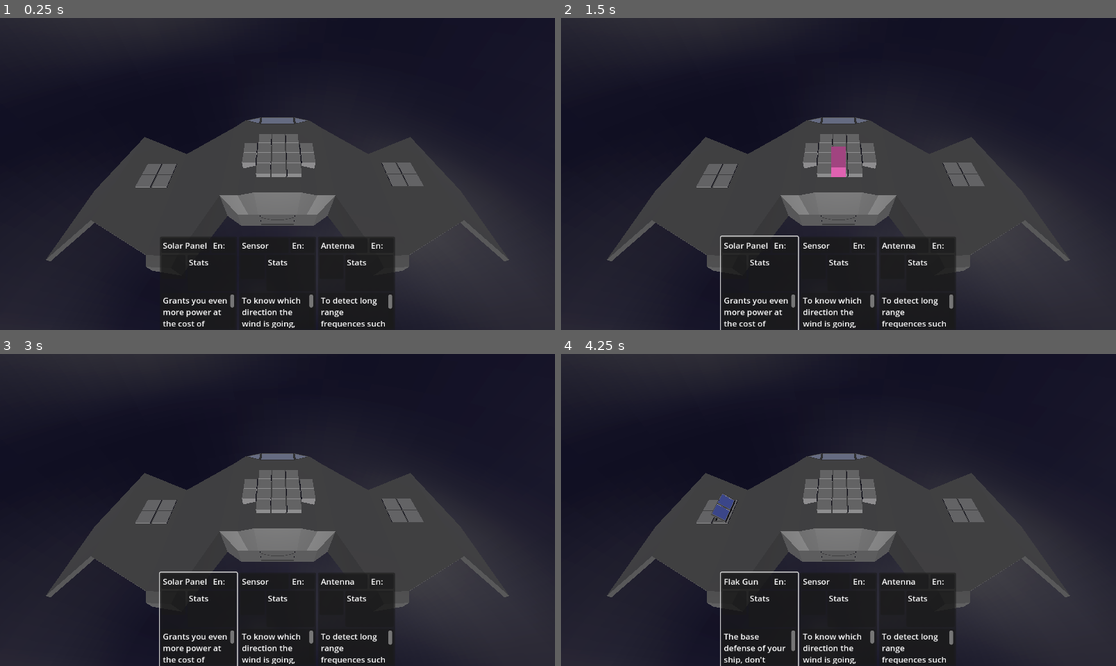
Above: before the commit, frames 1-4 (two rows, left to right).
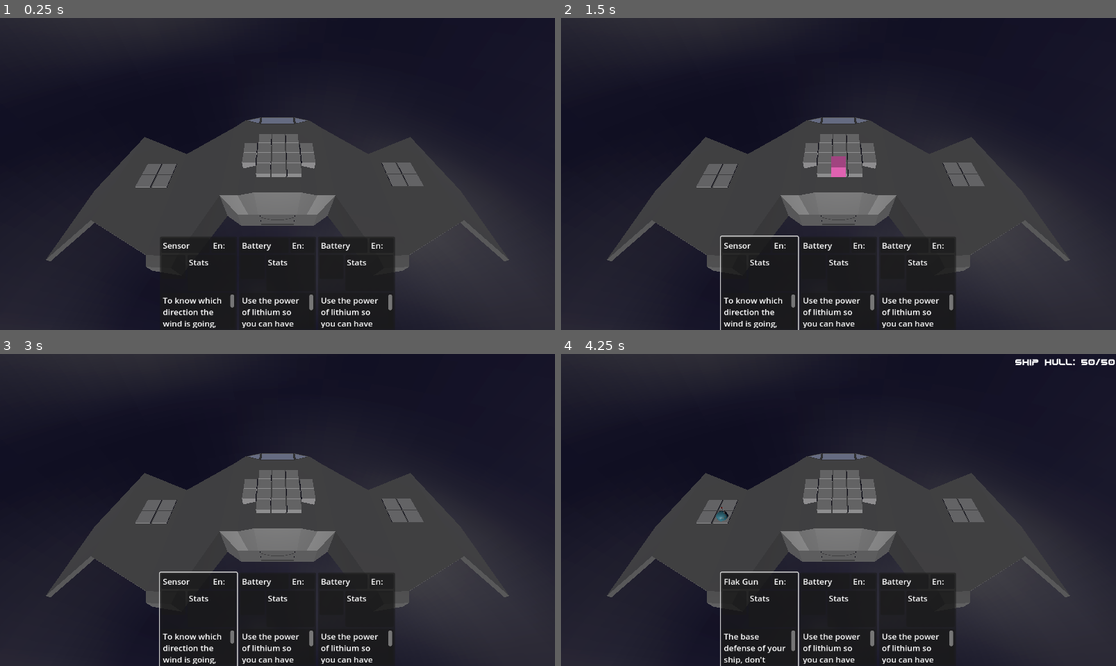
Above: after the commit, the same moments.

Repository: Xwilarg/LudumDare54
Game: Godot game, scene res://Scenes/Main.tscn
Same seed, same stepped clock (60 frames per second), same inputs: the game is played once before the commit and once after it. Video files are missing from this copy of the repository; at most half a second of black plays in their place.
Inputs (mouse positions are in pixels of both pictures, inside the frame that each line leads up to):
- Up to frame 1 (0.25 s): no input
- Up to frame 2 (1.5 s): click (760, 283) at 0.52 s; click (760, 283) at 1.27 s
- Up to frame 3 (3 s): click (199, 619) at 2.02 s; tap Enter at 2.75 s; move the mouse to (399, 494) at 2.77 s; click (399, 494) at 2.92 s
- Up to frame 4 (4.25 s): tap Space at 3.5 s; move the mouse to (727, 525) at 3.52 s; click (727, 525) at 3.67 s

The runs differ from the first frame. In frame 1, 1.3% of the frame differs, in the area x 29-71%, y 71-100%; in frame 2, 1.4%, in the area x 29-71%, y 41-100%; in frame 3, 1.3%; in frame 4, 1.3%.
Error in both runs: Invalid access to property or key 'current_weather' on a base object of type 'Nil'. (res://Scripts/GameManager.gd:40)

Commit message:
Add L shape

Diff:
--- a/Cards/MainDeck.json
+++ b/Cards/MainDeck.json
@@ -78,6 +78,17 @@
 		"energyCost": 15
 	},
 	{
+		"name": "laser3",
+		"model": "laserSize3L",
+		"size": "L3",
+		"effects": {
+			"ATK_RED": 5,
+			"ATK_GRN": 5,
+			"ATK_BLU": 100
+		},
+		"energyCost": 25
+	},
+	{
 		"name": "missile1",
 		"model": "size2Guns",
 		"size": "S2",
--- a/Scripts/Deck/Card.gd
+++ b/Scripts/Deck/Card.gd
@@ -8,6 +8,7 @@
 	effects = json.effects
 	if json.model == "size1Gun": model = preload("res://Models/size1Gun.glb")
 	if json.model == "size2Guns": model = preload("res://Models/size2Guns.glb")
+	if json.model == "laserSize3L": model = preload("res://Models/laserSize3L.glb")
 	elif json.model == "batteryPack": model = preload("res://Models/batteryPack.glb")
 	elif json.model == "satelliteDish": model = preload("res://Models/satelliteDish.glb")
 	elif json.model == "navConsole": model = preload("res://Models/navConsole.glb")
@@ -24,6 +25,9 @@
 	elif json.size == "S3":
 		previewModel = preload("res://Models/upgradePlaceholderBlock3Straight.glb")
 		shape = ["X", "X", "X"]
+	elif json.size == "L3": # Doesn't work!!
+		previewModel = preload("res://Models/upgradePlaceholderBlock3L.glb")
+		shape = ["X", "X", "XX"]
 	else: print("Unknown size " + json.size)
 
 var name: String
--- a/Translations/text.csv
+++ b/Translations/text.csv
@@ -4,7 +4,9 @@
 FLAK2_NAME;Flak Gun Mk2;Canon anti-aérien Mk2
 FLAK2_DESC;More accurate, stronger but still as light, George V would be proud!;Plus précis, plus fort, mais tout aussi léger, George V serait fier!
 LASER1_NAME;Laser;Laser
-LASER1_DESC;Energy-charged asteroids are especially crunchy when you put more energy in them;Les asteroides chargé en énergie sont super-croustillant quand on met encore plus d'energie à l'intérieur
+LASER1_DESC;Energy-charged asteroids are especially crunchy when you put more energy in them, that's what the laser is for;Les asteroides chargé en énergie sont super-croustillant quand on met encore plus d'energie à l'intérieur, c'est à ça que sert le laser
+LASER3_NAME;Laser Mk3;Laser Mk3
+LASER3_DESC;This laser make asteroids super-crunchy, in fact it's specially designed to made explosions at 5kHz for the best auditive experience;Ce laser rend les astéroides extra-croustillant, en faîtes il est spécialement désigné pour provoquer des explosions à 5kHz pour la meilleur expérience auditive
 MISSILE1_NAME;Missile Launcher;Lance-missile
 MISSILE1_DESC;Some asteroids are filled with gaz, don't forget to shout 'tamaya' when blowing them up;Certains astéroides sont rempli de gaz, n'oubliez pas de crier 'tamaya' quand ils explosent
 BATTERY_NAME;Battery;Batterie
